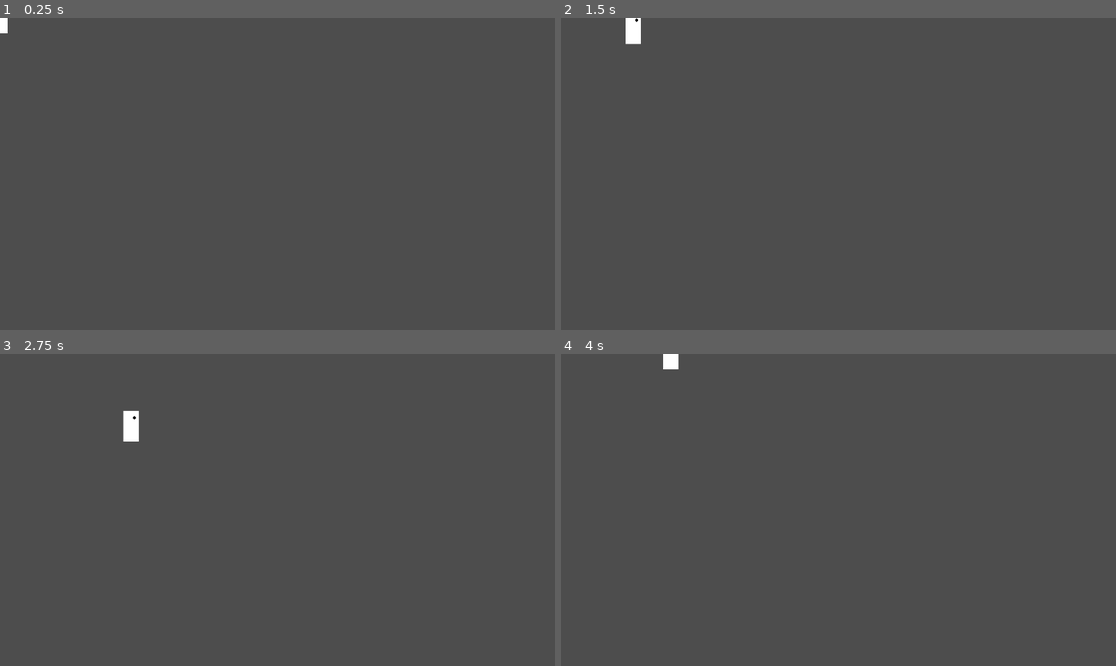
Above: before the commit, frames 1-4 (two rows, left to right).
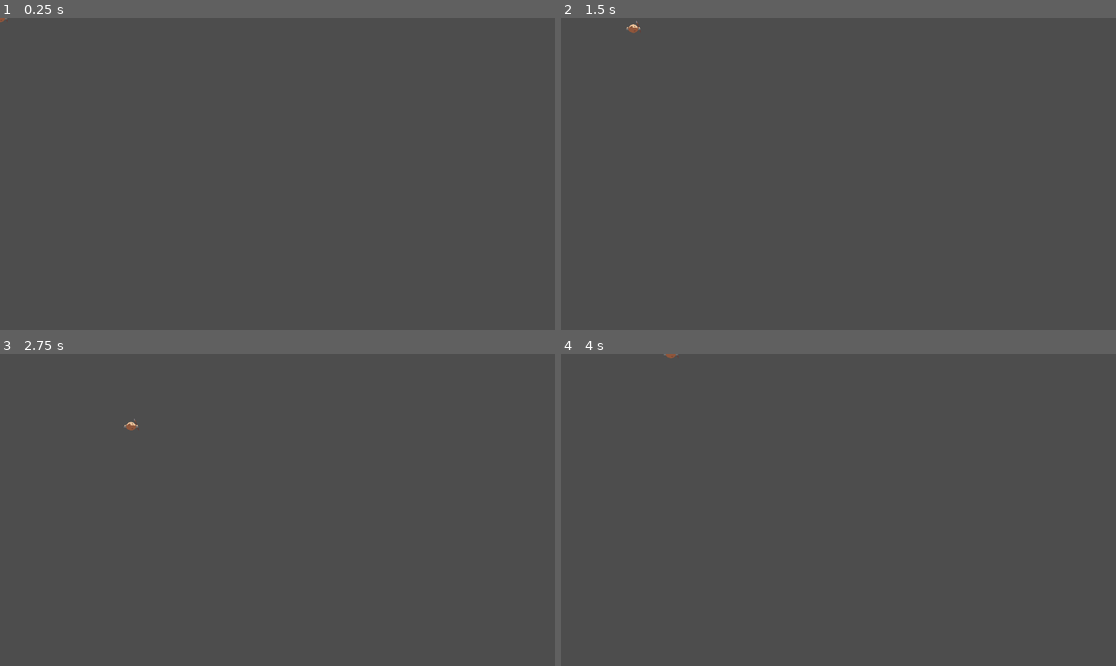
Above: after the commit, the same moments.

Repository: casualhoodlums/sackofromethegame
Game: Godot game, scene res://scenes/World.tscn
The game is run twice, just before and just after one commit, with the same random seed, the same clock (stepped at 60 frames per second) and the same inputs.
Inputs:
- Up to frame 1 (0.25 s): no input
- Up to frame 2 (1.5 s): tap Enter at 0.5 s; hold D (move_right) 0.53-1.28 s; hold S (move_down) from 1.28 s (still down)
- Up to frame 3 (2.75 s): release S (move_down) at 2.03 s; hold D (move_right) from 2.03 s (still down)
- Up to frame 4 (4 s): release D (move_right) at 2.78 s; hold W (move_up) 2.78-3.53 s; hold A (move_left) from 3.53 s (still down)

The runs differ from the first frame. In frame 1, less than 0.1% of the frame differs, in the area x 0-2%, y 0-5%; in frame 2, 0.2%; in frame 3, 0.3%, in the area x 22-26%, y 18-29%; in frame 4, 0.1%.

Commit message:
placeholder man

Diff:
--- a/scenes/World.tscn
+++ b/scenes/World.tscn
@@ -1,10 +1,10 @@
 [gd_scene load_steps=4 format=3 uid="uid://lex5q2xpjuyx"]
 
 [ext_resource type="Script" path="res://src/Player.gd" id="1_r5rox"]
-[ext_resource type="Texture2D" uid="uid://dgcuuxx8b0w3d" path="res://assets/player_placeholder.png" id="2_irtdg"]
+[ext_resource type="Texture2D" uid="uid://c1qinaxej048o" path="res://assets/characters/placeholderman.png" id="2_ubhm2"]
 
 [sub_resource type="RectangleShape2D" id="RectangleShape2D_k3u7n"]
-size = Vector2(32, 64)
+size = Vector2(32, 19)
 
 [node name="World" type="Node2D"]
 
@@ -13,8 +13,9 @@
 script = ExtResource("1_r5rox")
 
 [node name="PlayerCollison" type="CollisionShape2D" parent="Player"]
+position = Vector2(0, -0.5)
 shape = SubResource("RectangleShape2D_k3u7n")
 
 [node name="PlayerSprite" type="Sprite2D" parent="Player"]
 texture_filter = 1
-texture = ExtResource("2_irtdg")
+texture = ExtResource("2_ubhm2")
Binary file added: assets/characters/Sprite-0001.aseprite
Binary file added: assets/characters/placeholderman.png
Not shown, added: assets/characters/placeholderman.png.import
